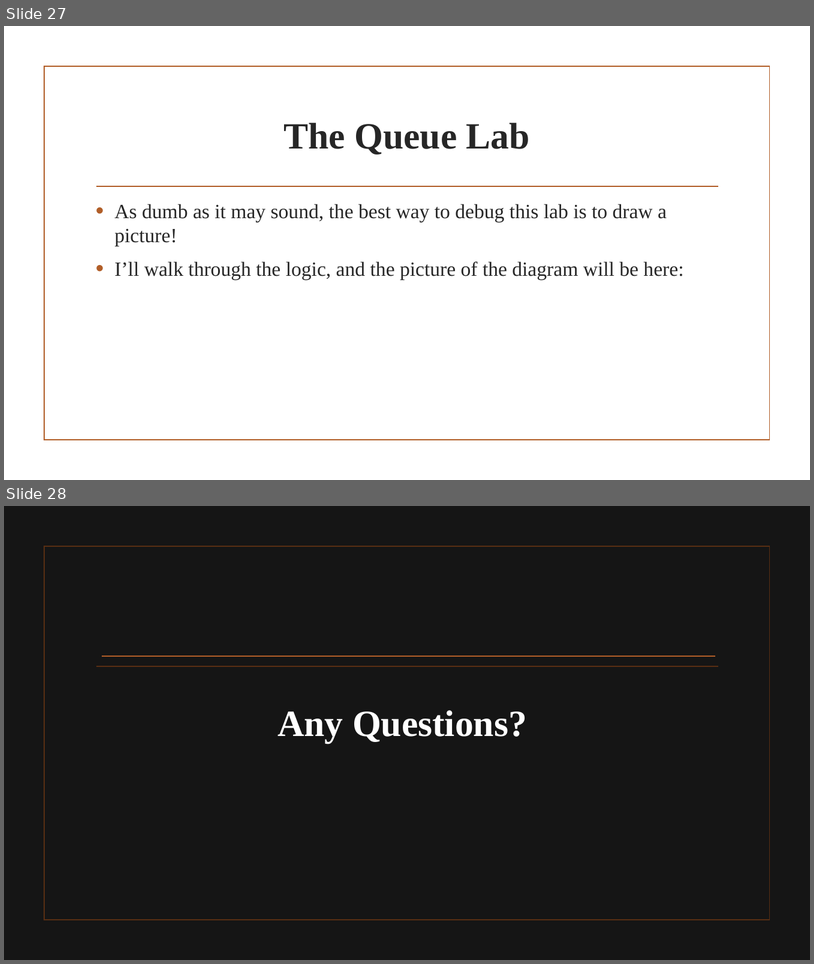
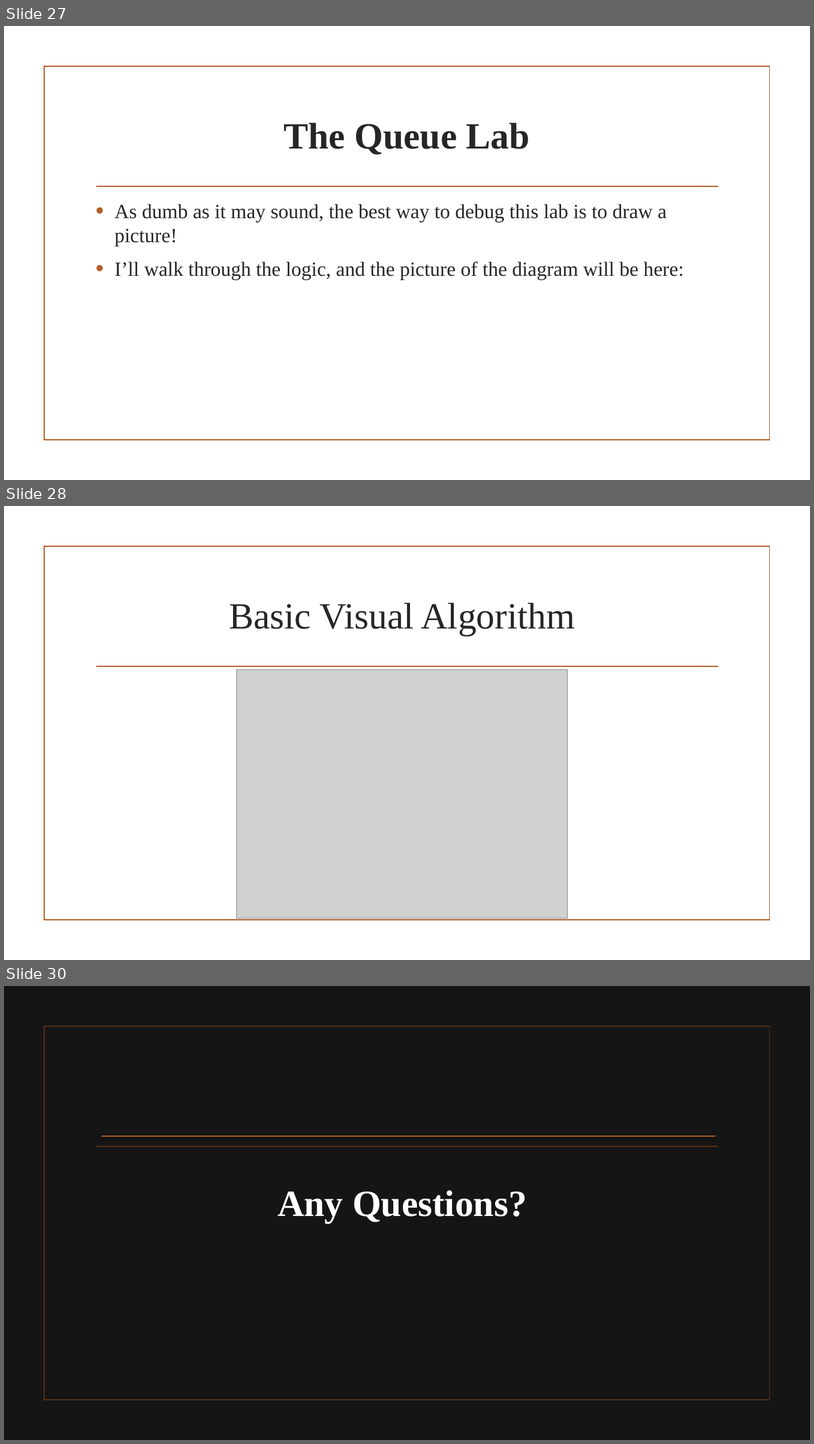
Before and after one commit to glu99331/glu99331.github.io, a slide deck: files/CS449/CS_0449_Recitation_5.pptx. Shown one above the other, each under a label of ours: slides 27 and 28 before the commit, slides 27, 28 and 30 after it; the slides between them are not shown. The pictures are 814x964 and 814x1444 pixels, drawn with LibreOffice and Linux fonts; fonts in the diff are those of the drawing; grey boxes stand for pictures; background and template pictures are left out; a plain dark background stands for a picture behind light text. Boxes give left, top, right and bottom in pixels: in the first picture for what was removed or moved away, otherwise in the second. Text is boxed around its words. In the diff, an @@ line names an element or a change of style, - is before the commit and + after.

```diff
--- a/files/CS449/CS_0449_Recitation_5.pptx
+++ b/files/CS449/CS_0449_Recitation_5.pptx
@@ slide 28 added at [4,506,810,960], background picture (left out); not listed: 2 template elements that a slide beside it also shows @@
@@ title added at [230,603,575,636], 44 pt, text #262626 @@
+Basic Visual Algorithm
@@ picture added at [236,669,568,918] @@
@@ what was slide 28 is now slide 30 @@
```
Also in this commit, not shown: 1 other slide added.
